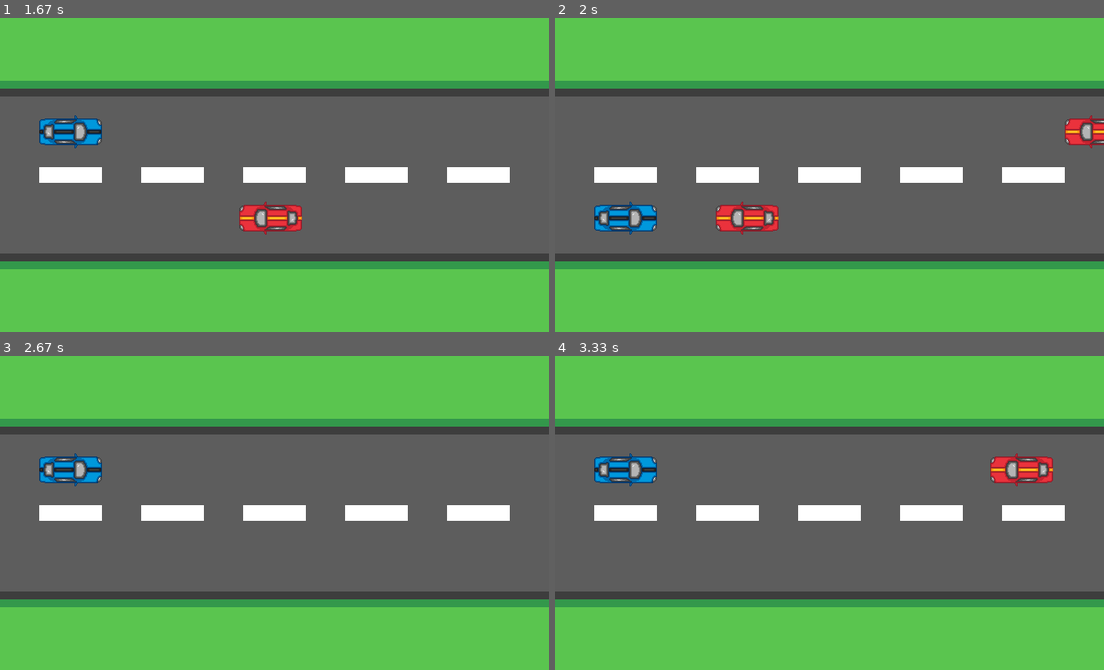
Above: before the commit, frames 1-4 (two rows, left to right).
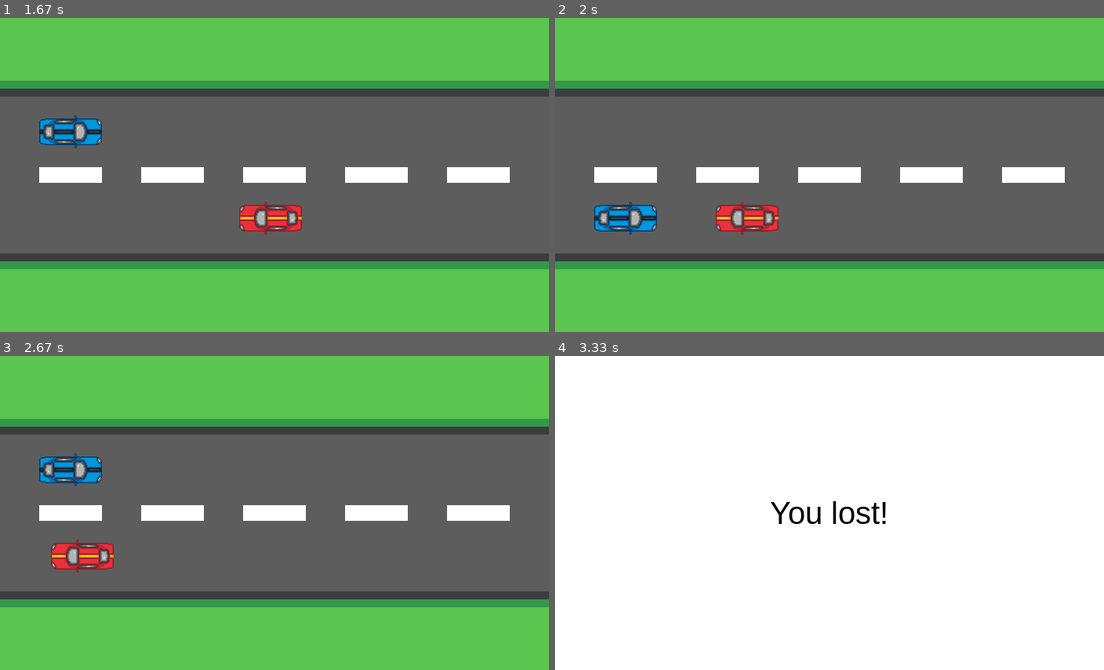
Above: after the commit, the same moments.

Repository: daliborstakic/racingcar-pygame
Game: pygame game, started from main.py
The game is run twice, just before and just after one commit, with the same random seed, the same clock (stepped at 60 frames per second) and the same inputs.
Inputs:
- Up to frame 1 (1.67 s): hold Up 0.33-0.8 s; hold Down 0.83-1.3 s; hold Up from 1.33 s (still down)
- Up to frame 2 (2 s): release Up at 1.7 s; hold Down from 1.73 s (still down)
- Up to frame 3 (2.67 s): release Down at 2.1 s; hold Up 2.13-2.43 s; hold Down from 2.47 s (still down)
- Up to frame 4 (3.33 s): release Down at 2.77 s

Frame 1 is identical in both runs. In frame 2, 0.6% of the frame differs, in the area x 92-100%, y 31-42%; in frame 3, 0.9%; in frame 4, 97%, in the area x 0-100%, y 0-100%.

Commit message:
Functionality for increasing enemy move speed. Message displays on end. Game is replayable.

Diff:
--- a/main.py
+++ b/main.py
@@ -18,12 +18,17 @@
 
 # Colors
 WHITE = (255, 255, 255)
+BLACK = (0, 0, 0)
+
+# Fonts
+END_FONT = pygame.font.SysFont('arial', 40)
 
 # Clock
 clock = pygame.time.Clock()
 FPS = 60
 
 
+# Abstract class for car
 class Car(ABC):
     @abstractmethod
     def move(self):
@@ -34,11 +39,13 @@
         pass
 
 
+# Class enemy inherits the Car class
 class Enemy(Car):
     def __init__(self):
         self.x = 800
         self.y = random.choice([124, 234])
-        self.moving_speed = 5
+
+    moving_speed = 0
 
     def draw(self):
         win.blit(ENEMY_IMG, (self.x, self.y))
@@ -47,6 +54,7 @@
         self.x -= self.moving_speed
 
 
+# Class player inherits the Car class
 class Player(Car):
     def __init__(self):
         self.x = 50
@@ -60,26 +68,26 @@
 
         if keys[pygame.K_DOWN]:
             self.y = 234
-
         elif keys[pygame.K_UP]:
             self.y = 124
 
 
+# Spawning an enemy depending on the condition
 def enemy_spawn(enemy):
-    if enemy.x == WIDTH // 2:
+    if enemy.x <= -ENEMY_IMG.get_width():
         enemies.append(Enemy())
-
-    if enemy.x <= -ENEMY_IMG.get_width():
         enemies.pop(0)
 
 
+# Checking for collisions
 def has_collided(enemy):
-    if enemy.x <= player.x <= enemy.x + ENEMY_IMG.get_width() and player.y == enemy.y:
+    if enemy.x <= player.x + PLAYER_IMG.get_width() <= enemy.x + ENEMY_IMG.get_width() and player.y == enemy.y:
         return True
 
     return False
 
 
+# Drawing the screen
 def render():
     win.fill(WHITE)
     win.blit(BACKGROUND, (0, 0))
@@ -90,32 +98,59 @@
 
     pygame.display.update()
 
+
+# Displaying end message
 def display_message(subject):
-    pass
+    pygame.time.delay(500)
+    win.fill(WHITE)
+    display_text = END_FONT.render(subject, 1, BLACK)
+    win.blit(display_text, ((WIDTH - display_text.get_width()) // 2, (HEIGHT - display_text.get_height()) // 2))
+    pygame.display.update()
+    pygame.time.delay(2000)
 
+
+# Main function
 def main():
     global player, enemies
 
+    # Getting the ticks from the beginning of the game
+    start_ticks = pygame.time.get_ticks()
+    last_second = 0
+
     run = True
 
+    # Setting initial moving speed
+    Enemy.moving_speed = 5
+
     player = Player()
-    enemies = [Enemy()]
+    enemies = [Enemy()]  # Array of enemies
 
     while run:
         clock.tick(FPS)
+
+        # Seconds from the start of the game
+        seconds = int((pygame.time.get_ticks() - start_ticks) / 1000)
 
         for event in pygame.event.get():
             if event.type == pygame.QUIT:
                 pygame.quit()
 
-            player.move()
+            player.move()  # Moving the player
 
+        # Looping through the enemies
         for enemy in enemies:
             enemy.move()
             enemy_spawn(enemy)
 
+            # Ending the game if it has collided
             if has_collided(enemy):
+                display_message("You lost!")
                 run = False
+
+        # Increasing enemy move speed
+        if seconds % 5 == 0 and seconds != last_second:
+            Enemy.moving_speed += 1
+            last_second = seconds  # Making sure that it executes once every second
 
         render()
 
